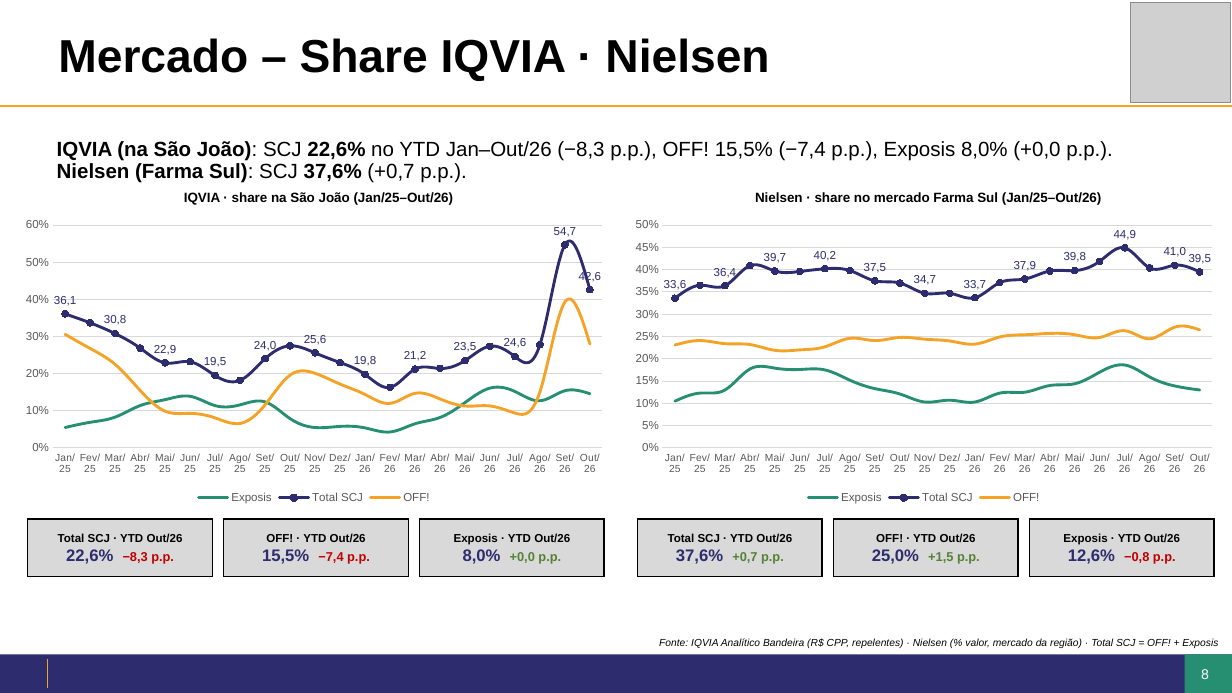
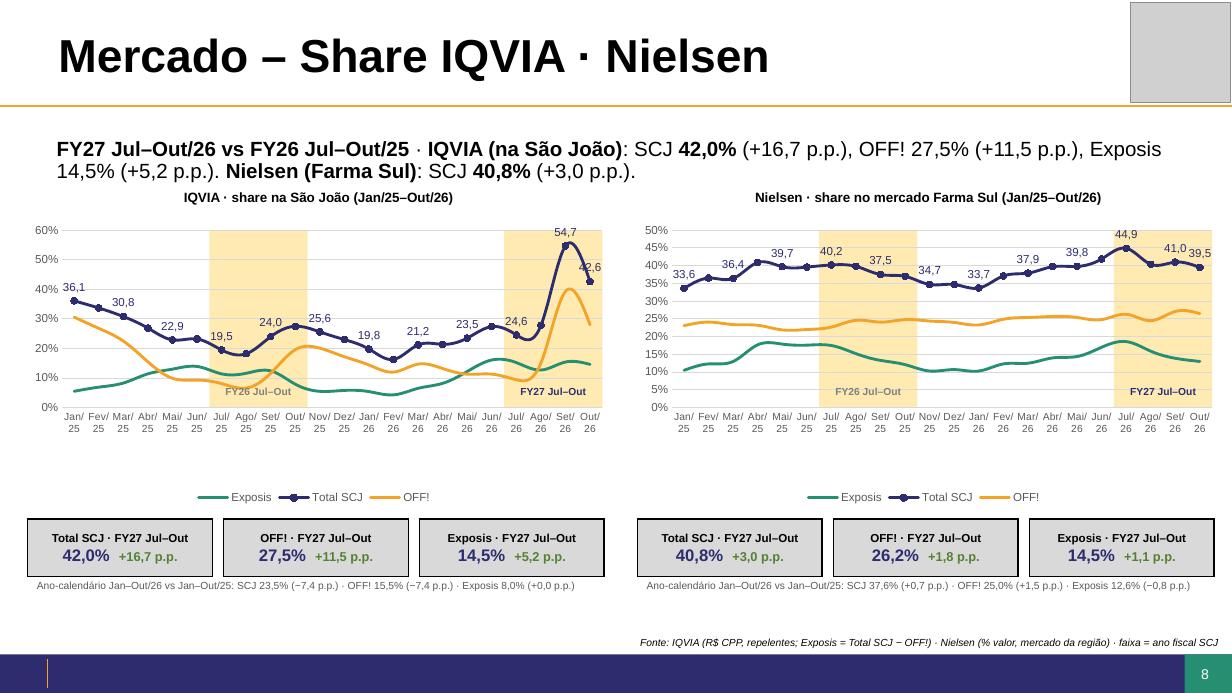
Before and after one commit to giovanoanjos27-del/Dashboard-Farma-sul, a slide deck: slide 8 of jbp/JBP2027_SaoJoao_Isadora.pptx. Drawn at 1232x693 pixels with LibreOffice and Linux fonts; fonts in the diff are those of the drawing; grey boxes stand for pictures; background and template pictures are left out. Boxes give left, top, right and bottom in pixels: in the first picture for what was removed or moved away, otherwise in the second. Text is boxed around its words. In the diff, an @@ line names an element or a change of style, - is before the commit and + after.

```diff
--- a/jbp/JBP2027_SaoJoao_Isadora.pptx
+++ b/jbp/JBP2027_SaoJoao_Isadora.pptx
@@ text at box(57, 141, 1162, 183): text changed @@
-IQVIA (na São João): SCJ 22,6% no YTD Jan–Out/26 (−8,3 p.p.), OFF! 15,5% (−7,4 p.p.), Exposis 8,0% (+0,0 p.p.). Nielsen (Farma Sul): SCJ 37,6% (+0,7 p.p.).
+FY27 Jul–Out/26 vs FY26 Jul–Out/25 · IQVIA (na São João): SCJ 42,0% (+16,7 p.p.), OFF! 27,5% (+11,5 p.p.), Exposis 14,5% (+5,2 p.p.). Nielsen (Farma Sul): SCJ 40,8% (+3,0 p.p.).
@@ line chart at box(14, 213, 615, 508) @@
@@ background changed @@
@@ plot area changed @@
@@ rectangle added at box(210, 230, 308, 408), fill #FFC000 at 30% opacity @@
@@ rectangle added at box(505, 230, 603, 408), fill #FFC000 at 30% opacity @@
@@ line chart at box(624, 213, 1225, 508) @@
@@ background changed @@
@@ plot area changed @@
@@ rectangle added at box(820, 230, 918, 408), fill #FFC000 at 30% opacity @@
@@ rectangle added at box(1115, 230, 1213, 408), fill #FFC000 at 30% opacity @@
@@ text added at box(225, 387, 291, 395), 8 pt, text #7F7F7F, bold @@
+FY26 Jul–Out
@@ text added at box(520, 387, 586, 395), 8 pt, text #2D2C6E, bold @@
+FY27 Jul–Out
@@ text added at box(835, 387, 901, 395), 8 pt, text #7F7F7F, bold @@
+FY26 Jul–Out
@@ text added at box(1130, 387, 1196, 395), 8 pt, text #2D2C6E, bold @@
+FY27 Jul–Out
@@ rectangle "Total SCJ · FY27 Jul–Out": place and size @@
-rectangle "Total SCJ · FY27 Jul–Out" at box(638, 519, 823, 577)
+rectangle "Total SCJ · FY27 Jul–Out" at box(28, 519, 213, 577)
@@ text in rectangle at box(52, 533, 188, 564): text changed @@
-Total SCJ · YTD Out/26
-37,6% +0,7 p.p.
+Total SCJ · FY27 Jul–Out
+42,0% +16,7 p.p.
@@ text in rectangle at box(259, 533, 373, 564): text changed @@
-OFF! · YTD Out/26
-15,5% −7,4 p.p.
+OFF! · FY27 Jul–Out
+27,5% +11,5 p.p.
@@ rectangle "Exposis · FY27 Jul–Out": place and size @@
-rectangle "Exposis · FY27 Jul–Out" at box(1030, 519, 1214, 577)
+rectangle "Exposis · FY27 Jul–Out" at box(420, 519, 604, 577)
@@ rectangle removed at box(420, 519, 604, 577) @@
-Exposis · YTD Out/26
-8,0% +0,0 p.p.
@@ text in rectangle at box(448, 533, 576, 564): text changed @@
-Exposis · YTD Out/26
-12,6% −0,8 p.p.
+Exposis · FY27 Jul–Out
+14,5% +5,2 p.p.
@@ rectangle "Total SCJ · FY27 Jul–Out": place and size @@
-rectangle "Total SCJ · FY27 Jul–Out" at box(28, 519, 213, 577)
+rectangle "Total SCJ · FY27 Jul–Out" at box(638, 519, 823, 577)
@@ text in rectangle at box(662, 533, 798, 564): text changed @@
-Total SCJ · YTD Out/26
-22,6% −8,3 p.p.
+Total SCJ · FY27 Jul–Out
+40,8% +3,0 p.p.
@@ text in rectangle at box(870, 533, 981, 564): text changed @@
-OFF! · YTD Out/26
-25,0% +1,5 p.p.
+OFF! · FY27 Jul–Out
+26,2% +1,8 p.p.
@@ rectangle added at box(1030, 519, 1214, 577), fill #D9D9D9, outline #000000 1.25 pt, 9 pt, text #000000, bold @@
+Exposis · FY27 Jul–Out
+14,5% +1,1 p.p.
@@ text added at box(37, 581, 575, 591), 8 pt, text #595959 @@
+Ano-calendário Jan–Out/26 vs Jan–Out/25: SCJ 23,5% (−7,4 p.p.) · OFF! 15,5% (−7,4 p.p.) · Exposis 8,0% (+0,0 p.p.)
@@ text added at box(647, 581, 1191, 591), 8 pt, text #595959 @@
+Ano-calendário Jan–Out/26 vs Jan–Out/25: SCJ 37,6% (+0,7 p.p.) · OFF! 25,0% (+1,5 p.p.) · Exposis 12,6% (−0,8 p.p.)
@@ text at box(640, 639, 1218, 648): text changed @@
-Fonte: IQVIA Analítico Bandeira (R$ CPP, repelentes) · Nielsen (% valor, mercado da região) · Total SCJ = OFF! + Exposis
+Fonte: IQVIA (R$ CPP, repelentes; Exposis = Total SCJ − OFF!) · Nielsen (% valor, mercado da região) · faixa = ano fiscal SCJ
```
Also in this commit, not shown: 5 other slides changed, 10 other files.
